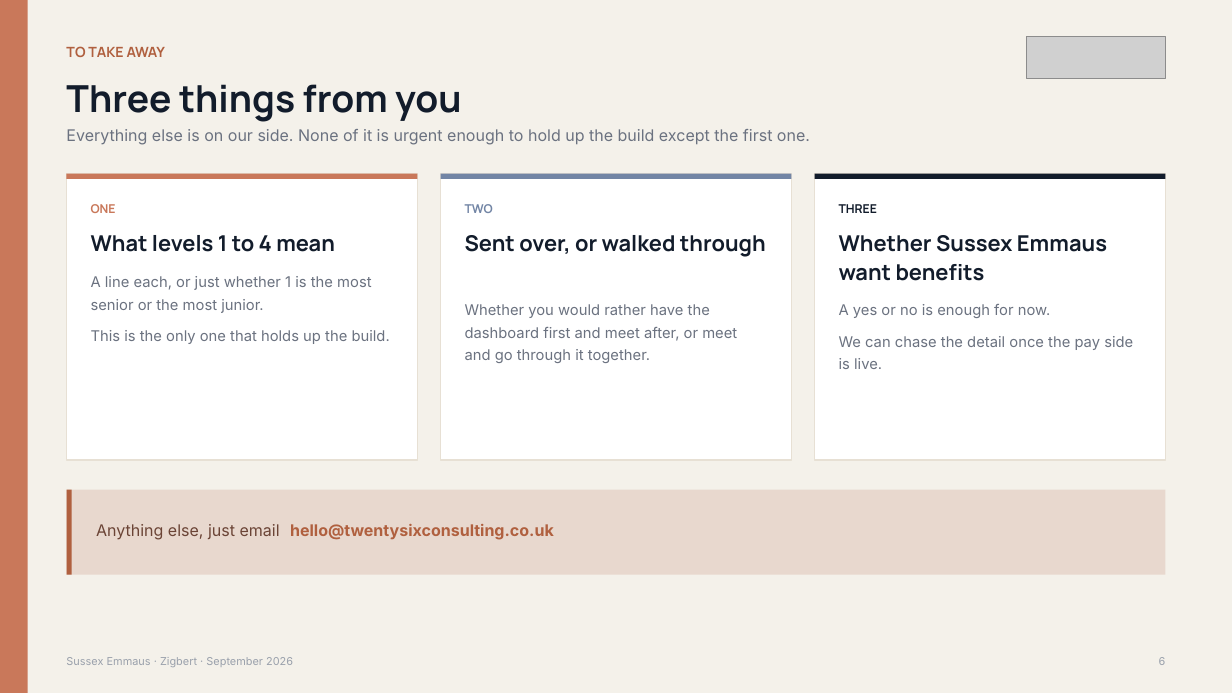
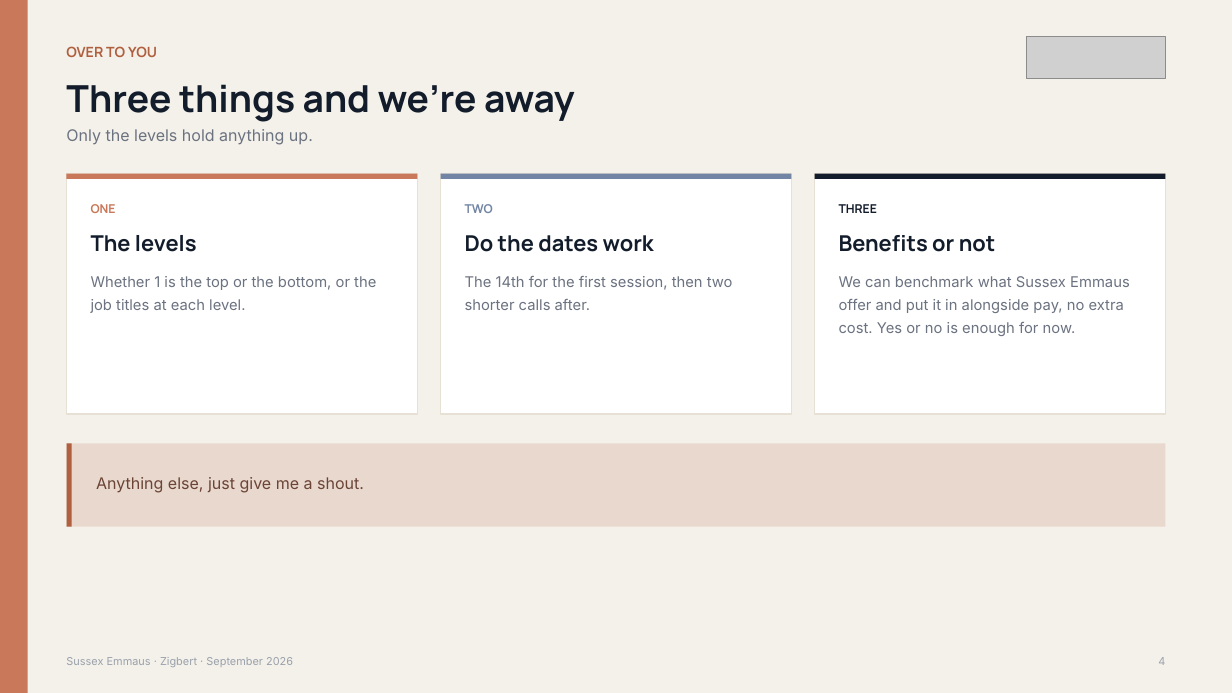
Before and after one commit to TwentySixConsulting/demo2-client-dashboard, a slide deck: slide 5 of reporting/slides/Zigbert-Kickoff-Sussex-Emmaus.pptx (slide 7 before the commit). Drawn at 1232x693 pixels with LibreOffice and Linux fonts; fonts in the diff are those of the drawing; grey boxes stand for pictures. Boxes give left, top, right and bottom in pixels: in the first picture for what was removed or moved away, otherwise in the second. Text is boxed around its words. In the diff, an @@ line names an element or a change of style, - is before the commit and + after.

```diff
--- a/reporting/slides/Zigbert-Kickoff-Sussex-Emmaus.pptx
+++ b/reporting/slides/Zigbert-Kickoff-Sussex-Emmaus.pptx
@@ text at (66, 46, 157, 57): text changed @@
-TO TAKE AWAY
+OVER TO YOU
@@ text at (66, 84, 575, 122): text changed @@
-Three things from you
+Three things and we're away
@@ text at (66, 129, 313, 145): text changed @@
-Everything else is on our side. None of it is urgent enough to hold up the build except the first one.
+Only the levels hold anything up.
@@ rectangle: place and size @@
-rectangle at (67, 174, 418, 460)
+rectangle at (67, 174, 418, 414)
@@ rectangle: place and size @@
-rectangle at (441, 174, 792, 460)
+rectangle at (441, 174, 792, 414)
@@ rectangle: place and size @@
-rectangle at (815, 174, 1166, 460)
+rectangle at (815, 174, 1166, 414)
@@ text at (91, 235, 197, 252): text changed @@
-What levels 1 to 4 mean
+The levels
@@ text at (465, 235, 654, 252): text changed @@
-Sent over, or walked through
+Do the dates work
@@ text at (839, 235, 995, 252): text changed @@
-Whether Sussex Emmaus want benefits
+Benefits or not
@@ text at (91, 276, 376, 313): text changed @@
-A line each, or just whether 1 is the most senior or the most junior.
-This is the only one that holds up the build.
+Whether 1 is the top or the bottom, or the job titles at each level.
@@ text at (465, 276, 733, 310): text changed @@
-Whether you would rather have the dashboard first and meet after, or meet and go through it together.
+The 14th for the first session, then two shorter calls after.
@@ text at (839, 276, 1130, 336): text changed @@
-A yes or no is enough for now.
-We can chase the detail once the pay side is live.
+We can benchmark what Sussex Emmaus offer and put it in alongside pay, no extra cost. Yes or no is enough for now.
@@ rectangle: place and size @@
-rectangle at (67, 490, 1165, 575)
+rectangle at (67, 444, 1165, 527)
@@ rectangle: place and size @@
-rectangle at (67, 490, 72, 575)
+rectangle at (67, 444, 72, 527)
@@ text at (96, 477, 364, 493): text changed @@
-Anything else, just email
+Anything else, just give me a shout.
@@ text removed at (290, 524, 554, 540) @@
-hello@twentysixconsulting.co.uk
```
Also in this commit, not shown: 2 other slides changed, 2 slides added, 4 slides removed, 2 other files.
